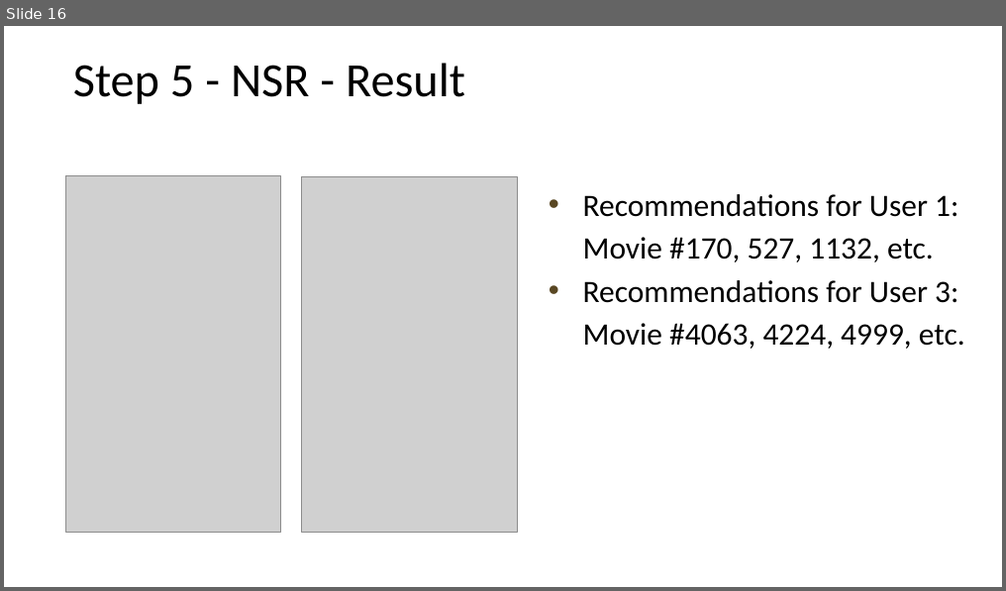
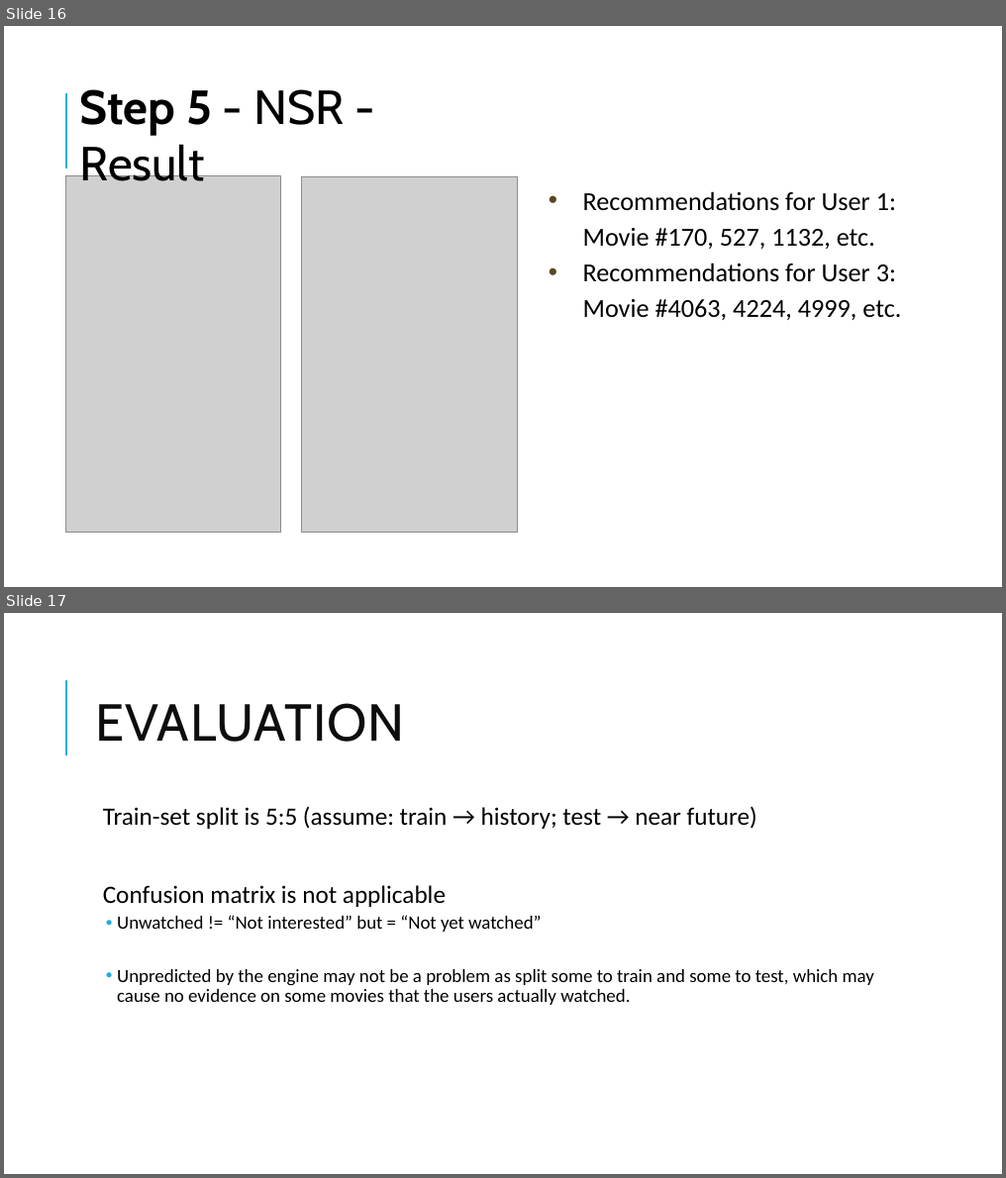
Before and after one commit to 96ian/py, a slide deck: gp/anime_recom.pptx. Shown one above the other, each under a label of ours: slide 16 before the commit, slides 16 and 17 after it. The pictures are 1006x591 and 1006x1178 pixels, drawn with LibreOffice and Linux fonts; fonts in the diff are those of the drawing; grey boxes stand for pictures. Boxes give left, top, right and bottom in pixels: in the first picture for what was removed or moved away, otherwise in the second. Text is boxed around its words. In the diff, an @@ line names an element or a change of style, - is before the commit and + after.

Commit message:
update info
test

```diff
--- a/gp/anime_recom.pptx
+++ b/gp/anime_recom.pptx
@@ slide 17 added at bbox=[4, 613, 1002, 1174], background #FFFFFF; not listed: 1 template element that a slide beside it also shows @@
@@ title added at bbox=[95, 703, 405, 742], 50 pt, text #0D0D0D @@
+EVALUATION
@@ text added at bbox=[103, 806, 874, 1005], 18 pt, text #000000 @@
+  Train-set split is 5:5 (assume: train → history; test → near future)
+  Confusion matrix is not applicable
+  • Unwatched != “Not interested” but = “Not yet watched”
+  • Unpredicted by the engine may not be a problem as split some to train and some to test, which may cause no evidence on some movies that the users actually watched.
@@ slide 16 changed as well @@
@@ text "Step 5 - NSR - ...": place and size @@
-text "Step 5 - NSR - ..." at bbox=[73, 63, 465, 104]
+text "Step 5 - NSR - ..." at bbox=[80, 89, 344, 181]
@@ text "Step 5 - NSR - ..." at bbox=[80, 89, 344, 181]: font Calibri to Cabin; bold on in "Step 5" @@
@@ line added from (66, 169) to (66, 93), #1CADE4 1.5 pt @@
@@ text "Recommendations for User 1: Movie ..." at bbox=[583, 191, 901, 320]: size 30 to 25 pt @@
```
Also in this commit, not shown: 16 other slides changed, 6 other slides added.
